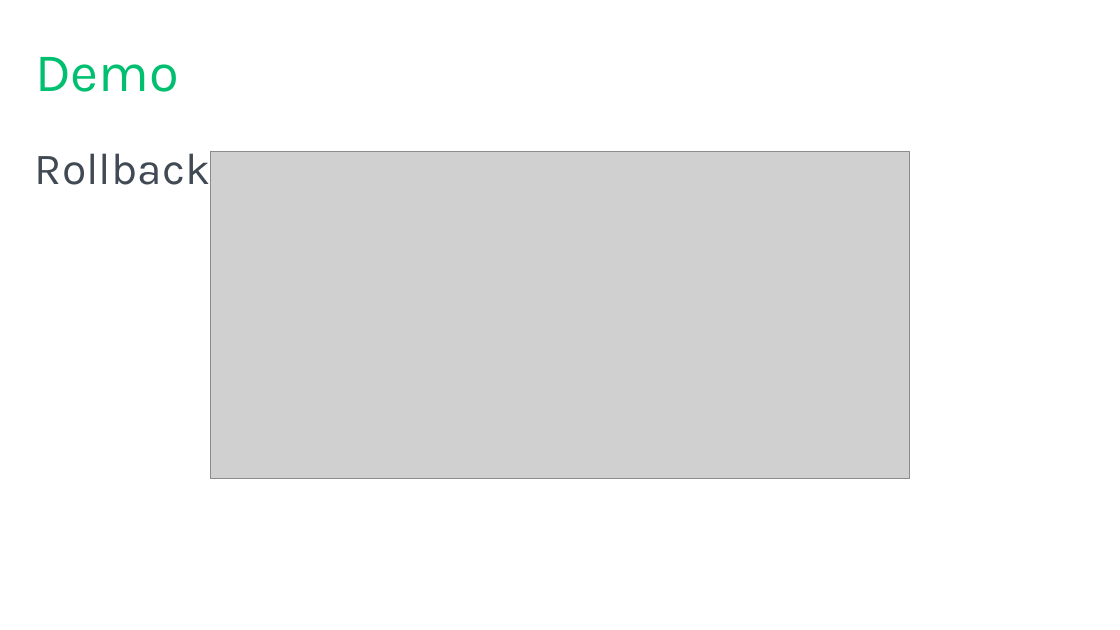
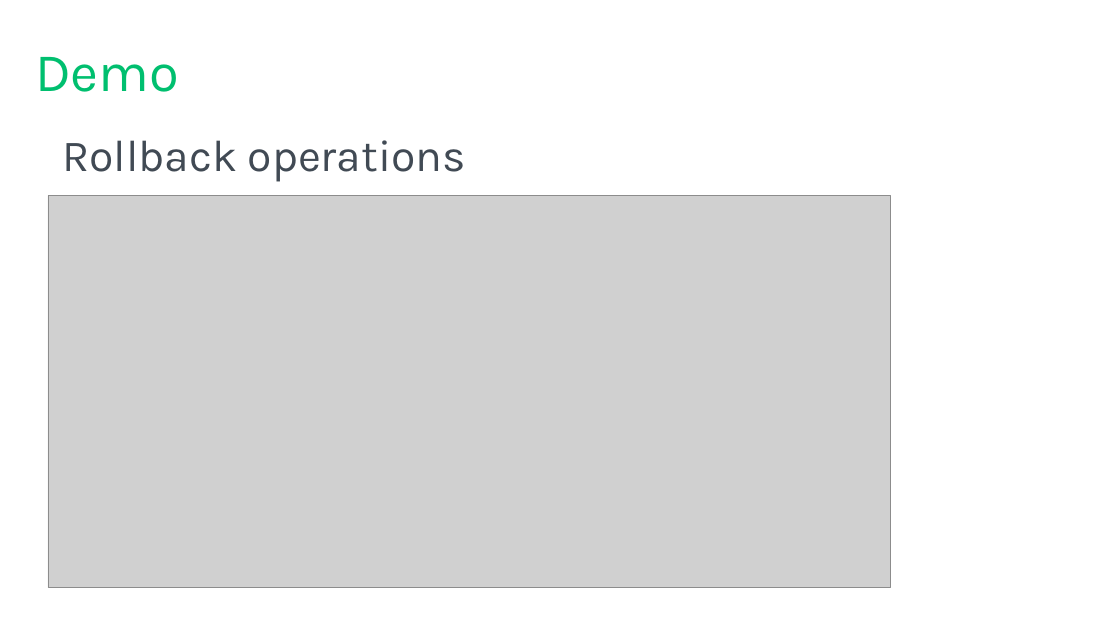
Before and after one commit to tf3604/LogFilePresentation, a slide deck: slide 48 of TransactionLog.pptx (slide 47 before the commit). Drawn at 1120x630 pixels with LibreOffice and Linux fonts; fonts in the diff are those of the drawing; grey boxes stand for pictures; background and template pictures are left out. Boxes give left, top, right and bottom in pixels: in the first picture for what was removed or moved away, otherwise in the second. Text is boxed around its words. In the diff, an @@ line names an element or a change of style, - is before the commit and + after.

Commit message:
Update demo slide (updated clip art).

```diff
--- a/TransactionLog.pptx
+++ b/TransactionLog.pptx
@@ text "Rollback operations": place and size @@
-text "Rollback operations" at [35,144,439,185]
+text "Rollback operations" at [62,140,466,182]
@@ picture: place and size @@
-picture at [210,152,909,478]
+picture at [48,196,891,588]
```
Also in this commit, not shown: 4 other slides changed, 1 slide added.
